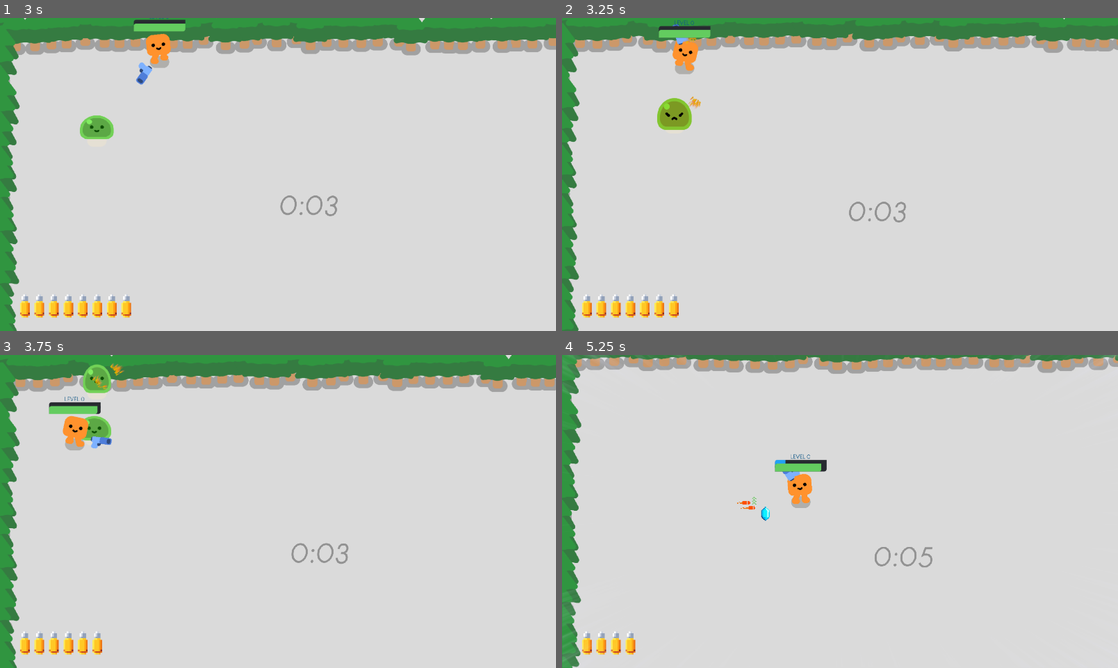
Above: before the commit, frames 1-4 (two rows, left to right).
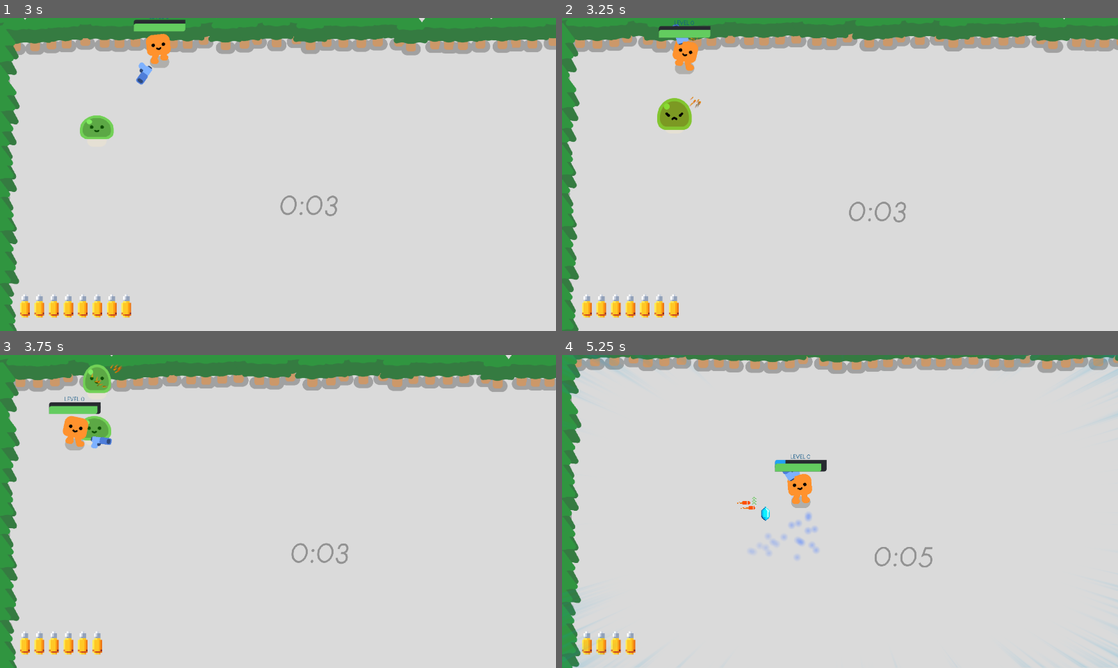
Above: after the commit, the same moments.

Repository: ari-goldman/atlas-godot-tutorial
Game: Godot game, scene res://survivors_game.tscn
Same seed, same stepped clock (60 frames per second), same inputs: the game is played once before the commit and once after it.
Inputs (mouse positions are in pixels of both pictures, inside the frame that each line leads up to):
- Up to frame 1 (3 s): tap Enter (ui_accept) at 0.5, 0.77, 1.52 s; move the mouse to (278, 174) at 0.52 s; hold W (move_up) 0.53-2.03 s; click (278, 174) at 0.6 s; move the mouse to (444, 221) at 1.27 s; click (444, 221) at 1.35 s; move the mouse to (111, 127) at 2.02 s; hold A (move_left) from 2.03 s (still down); click (111, 127) at 2.1 s; move the mouse to (305, 174) at 2.77 s; click (305, 174) at 2.85 s
- Up to frame 2 (3.25 s): keep holding A (move_left); tap Enter (ui_accept) at 3.02 s
- Up to frame 3 (3.75 s): move the mouse to (194, 433) at 3.52 s; release A (move_left) at 3.53 s; hold S (move_down) from 3.53 s (still down); click (194, 433) at 3.6 s
- Up to frame 4 (5.25 s): tap Enter (ui_accept) at 3.77, 4.52 s; move the mouse to (962, 495) at 4.27 s; release S (move_down) at 4.28 s; hold D (move_right) 4.28-5.03 s; click (962, 495) at 4.35 s; move the mouse to (728, 527) at 5.02 s; hold W (move_up) from 5.03 s (still down); click (728, 527) at 5.1 s

Frame 1 is identical in both runs. In frame 2, less than 0.1% of the frame differs, in the area x 22-25%, y 6-29%; in frame 3, less than 0.1%; in frame 4, 0.6%, in the area x 0-100%, y 0-100%.

Commit message:
player particles, tweaks

Diff:
--- /dev/null
+++ b/characters/player/particles/player_particle_material.tres
@@ -0,0 +1,26 @@
+[gd_resource type="ParticleProcessMaterial" load_steps=3 format=3 uid="uid://bpk8xc68bbqep"]
+
+[sub_resource type="Curve" id="Curve_m1h64"]
+_data = [Vector2(0.00354609, 1), 0.0, 0.0, 0, 0, Vector2(1, 0), 0.0, 0.0, 0, 0]
+point_count = 2
+
+[sub_resource type="CurveTexture" id="CurveTexture_2irfg"]
+curve = SubResource("Curve_m1h64")
+
+[resource]
+resource_local_to_scene = true
+particle_flag_disable_z = true
+emission_shape = 6
+emission_ring_axis = Vector3(0, 0, 1)
+emission_ring_height = 0.0
+emission_ring_radius = 50.0
+emission_ring_inner_radius = 0.0
+emission_ring_cone_angle = 90.0
+direction = Vector3(0, -1, 0)
+spread = 20.0
+initial_velocity_min = 106.74
+initial_velocity_max = 151.68
+gravity = Vector3(0, 0, 0)
+scale_over_velocity_min = 985.95
+scale_over_velocity_max = 985.95
+alpha_curve = SubResource("CurveTexture_2irfg")
--- /dev/null
+++ b/characters/player/particles/player_particles.tscn
@@ -0,0 +1,21 @@
+[gd_scene load_steps=4 format=3 uid="uid://bdgojrhuccel0"]
+
+[ext_resource type="Material" uid="uid://bpk8xc68bbqep" path="res://characters/player/particles/player_particle_material.tres" id="2_6mdlc"]
+
+[sub_resource type="Gradient" id="Gradient_s7usv"]
+colors = PackedColorArray(1, 1, 1, 1, 1, 1, 1, 0)
+
+[sub_resource type="GradientTexture2D" id="GradientTexture2D_m056i"]
+gradient = SubResource("Gradient_s7usv")
+width = 32
+height = 32
+fill = 1
+fill_from = Vector2(0.5, 0.5)
+fill_to = Vector2(0.5, 0)
+
+[node name="Particles" type="GPUParticles2D"]
+amount = 30
+texture = SubResource("GradientTexture2D_m056i")
+explosiveness = 0.26
+randomness = 0.64
+process_material = ExtResource("2_6mdlc")
--- a/characters/player/player.gd
+++ b/characters/player/player.gd
@@ -4,6 +4,12 @@
 signal health_depleted
 signal level_up
 signal augments_changed(number_speed: int, number_fire_rate)
+
+@export var particle_colors: Dictionary[String, Color] = {
+	"LEVEL_UP": Color.WHITE,
+	"SPEED_UP": Color.WHITE,
+	"FIRE_RATE_UP": Color.WHITE
+}
 
 
 signal gun_ammo_changed(_ammo: int)
@@ -59,6 +65,8 @@
 		AudioManager.play_sound(AudioManager.Sounds.PLAYER_LEVEL_UP)
 
 		GlobalStats.augment_drop_chance = min(GlobalStats.augment_drop_chance + 0.1, 0.8)
+
+		_play_particle(particle_colors["LEVEL_UP"])
 	else:
 		AudioManager.play_sound(AudioManager.Sounds.PICKUP_XP, 1.0, 0.05)
 
@@ -86,11 +94,13 @@
 func _on_pickup_collector_fire_rate_augment_collected():
 	var augment := FireRateAugment.new(GlobalStats.fire_rate_augment_mult, GlobalStats.augment_lifetime)
 	_setup_augment(augment)
+	_play_particle(particle_colors["FIRE_RATE_UP"])
 
 
 func _on_pickup_collector_move_speed_augment_collected():
 	var augment := MoveSpeedAugment.new(GlobalStats.move_speed_augment_mult, GlobalStats.augment_lifetime)
 	_setup_augment(augment)
+	_play_particle(particle_colors["SPEED_UP"])
 
 func _clear_augments():
 	for child: Augment in %Augments.get_children():
@@ -109,3 +119,14 @@
 			fire_rate_augments += 1
 
 	augments_changed.emit(speed_augments, fire_rate_augments)
+
+func _play_particle(color: Color):
+	var direction: Vector3 = Vector3(velocity.x, velocity.y, 0.0).normalized()
+	const PLAYER_PARTICLES = preload("res://characters/player/particles/player_particles.tscn")
+	var particles: GPUParticles2D = PLAYER_PARTICLES.instantiate()
+	particles.one_shot = true
+	particles.emitting = true
+	particles.modulate = color
+	particles.process_material.direction = direction
+	particles.connect("finished", particles.queue_free)
+	%Particles.add_child(particles)
--- a/characters/player/player.tscn
+++ b/characters/player/player.tscn
@@ -36,6 +36,15 @@
 collision_mask = 14
 platform_floor_layers = 4294901760
 script = ExtResource("1_onrkg")
+particle_colors = Dictionary[String, Color]({
+"FIRE_RATE_UP": Color(1, 0.419608, 0.352941, 0.501961),
+"LEVEL_UP": Color(0, 0.920869, 0.920869, 1),
+"SPEED_UP": Color(0.356863, 0.533333, 1, 0.501961)
+})
+
+[node name="Particles" type="Marker2D" parent="."]
+unique_name_in_owner = true
+position = Vector2(0, 9)
 
 [node name="HappyBoo" parent="." instance=ExtResource("1_4flbx")]
 unique_name_in_owner = true
--- a/default_bus_layout.tres
+++ b/default_bus_layout.tres
@@ -1,3 +1,21 @@
 [gd_resource type="AudioBusLayout" format=3 uid="uid://c0r1synmqj70v"]
 
 [resource]
+bus/1/name = &"Important Effects"
+bus/1/solo = false
+bus/1/mute = false
+bus/1/bypass_fx = false
+bus/1/volume_db = 0.0
+bus/1/send = &"Master"
+bus/2/name = &"Effects"
+bus/2/solo = false
+bus/2/mute = false
+bus/2/bypass_fx = false
+bus/2/volume_db = -6.08948
+bus/2/send = &"Master"
+bus/3/name = &"Music"
+bus/3/solo = false
+bus/3/mute = false
+bus/3/bypass_fx = false
+bus/3/volume_db = -12.2048
+bus/3/send = &"Master"
--- a/globals/audio_manager/audio_manager.gd
+++ b/globals/audio_manager/audio_manager.gd
@@ -20,8 +20,19 @@
 	Sounds.MOB_DEATH: $Mob/Death,
 }
 
+func fade_out_music(time: float):
+	var music_tween = get_tree().create_tween()
+	music_tween.tween_property($Music/MainMusic, "volume_db", -80.0, time)
+	music_tween.tween_callback(Callable($Music, "stop"))
+
 func play_sound(sound: Sounds, pitch_scale = 1.0, random_pitch_range = 0.0):
 	var player: AudioStreamPlayer = sound_to_node[sound]
+	if player.get_child_count() > 0 and player.get_child(0) is Timer:
+		var timer: Timer = player.get_child(0)
+		if !timer.is_stopped():
+			return
+		timer.start()
+
 	var previous_pitch_scale = player.pitch_scale
 	player.pitch_scale = pitch_scale + randf_range(-random_pitch_range, random_pitch_range)
 	player.play()
--- a/globals/audio_manager/audio_manager.tscn
+++ b/globals/audio_manager/audio_manager.tscn
@@ -8,6 +8,7 @@
 [ext_resource type="AudioStream" uid="uid://ccusay3onuuq2" path="res://sounds/hit.wav" id="5_qu4yp"]
 [ext_resource type="AudioStream" uid="uid://wdaioansmqe5" path="res://sounds/level_up.wav" id="6_2a5cl"]
 [ext_resource type="AudioStream" uid="uid://tqeru80j051o" path="res://sounds/shoot.wav" id="8_uf7k3"]
+[ext_resource type="AudioStream" uid="uid://dxq6h1dc2kdcr" path="res://sounds/dramatic-serious-intense-music.mp3" id="9_ea3jb"]
 
 [node name="AudioManager" type="Node"]
 script = ExtResource("1_qw3el")
@@ -16,28 +17,50 @@
 
 [node name="XP" type="AudioStreamPlayer" parent="Pickups"]
 stream = ExtResource("2_hthfx")
+volume_db = -12.0
+bus = &"Effects"
 
 [node name="Ammo" type="AudioStreamPlayer" parent="Pickups"]
 stream = ExtResource("3_i5rk7")
+bus = &"Effects"
 
 [node name="Player" type="Node" parent="."]
 
 [node name="Death" type="AudioStreamPlayer" parent="Player"]
 stream = ExtResource("2_qm7t7")
+pitch_scale = 0.63
+bus = &"Important Effects"
 
 [node name="Hurt" type="AudioStreamPlayer" parent="Player"]
 stream = ExtResource("5_qu4yp")
+bus = &"Effects"
+
+[node name="Timer" type="Timer" parent="Player/Hurt"]
+wait_time = 0.1
+one_shot = true
+ignore_time_scale = true
 
 [node name="LevelUp" type="AudioStreamPlayer" parent="Player"]
 stream = ExtResource("6_2a5cl")
+volume_db = -10.0
+bus = &"Important Effects"
 
 [node name="Mob" type="Node" parent="."]
 
 [node name="Death" type="AudioStreamPlayer" parent="Mob"]
 stream = ExtResource("3_qm7t7")
+bus = &"Effects"
 
 [node name="Weapon" type="Node" parent="."]
 
 [node name="ShootSound" type="AudioStreamPlayer" parent="Weapon"]
 stream = ExtResource("8_uf7k3")
 volume_db = -7.5
+bus = &"Effects"
+
+[node name="Music" type="Node" parent="."]
+
+[node name="MainMusic" type="AudioStreamPlayer" parent="Music"]
+stream = ExtResource("9_ea3jb")
+autoplay = true
+bus = &"Music"
--- a/pistol/gun.gd
+++ b/pistol/gun.gd
@@ -18,7 +18,7 @@
 	ammo_changed.emit(ammo)
 	fire_rate = %Timer.wait_time
 
-func _physics_process(delta):
+func _physics_process(_delta):
 	var closest_enemy = get_closest_in_range_body()
 	if closest_enemy != null:
 		look_at(closest_enemy.global_position)
--- a/pistol/sparks.tscn
+++ b/pistol/sparks.tscn
@@ -11,14 +11,15 @@
 fill_to = Vector2(0, 1)
 
 [sub_resource type="Curve" id="Curve_b7uwb"]
-_data = [Vector2(0.0106383, 0.952641), 0.0, -0.0947177, 0, 0, Vector2(0.98227, 0.00151789), -2.12153, 0.0, 0, 0]
+_data = [Vector2(0, 0.960534), 0.0, -0.0947177, 0, 0, Vector2(1, 0), -2.82171, 0.0, 0, 0]
 point_count = 2
 
 [sub_resource type="CurveTexture" id="CurveTexture_donny"]
 curve = SubResource("Curve_b7uwb")
 
 [sub_resource type="Gradient" id="Gradient_leb6e"]
-colors = PackedColorArray(1, 1, 1, 1, 0.852885, 0.368304, 5.77569e-07, 1)
+offsets = PackedFloat32Array(0, 0.596491, 0.776316)
+colors = PackedColorArray(1, 1, 1, 1, 0.852885, 0.368304, 5.77569e-07, 1, 0.255659, 0.255659, 0.255659, 1)
 
 [sub_resource type="GradientTexture1D" id="GradientTexture1D_j6iqh"]
 gradient = SubResource("Gradient_leb6e")
@@ -43,9 +44,9 @@
 alpha_curve = SubResource("CurveTexture_donny")
 
 [node name="Sparks" type="GPUParticles2D"]
-amount = 64
+amount = 20
 texture = SubResource("GradientTexture2D_donny")
-lifetime = 0.51
+lifetime = 0.6
 explosiveness = 0.9
-randomness = 0.21
+randomness = 1.0
 process_material = SubResource("ParticleProcessMaterial_b7uwb")
--- a/survivors_game.gd
+++ b/survivors_game.gd
@@ -37,6 +37,8 @@
 	%SurvivedText.text = %SurvivedText.text % %Timer.seconds
 	get_tree().paused = true
 	AudioManager.play_sound(AudioManager.Sounds.PLAYER_DEATH)
+	AudioManager.fade_out_music(5.0)
+
 
 
 func _on_player_level_up():
--- a/ui/ui.gd
+++ b/ui/ui.gd
@@ -2,6 +2,9 @@
 
 @export var ammo_texture: Texture2D
 var current_ammo: int = 6
+
+@export var speed_color: Color = Color.BLUE
+@export var fire_rate_color: Color = Color.RED
 
 func _ready():
 	current_ammo = %AmmoContainer.get_child_count()
@@ -38,12 +41,15 @@
 
 	var total: int = number_fire_rate + number_speed
 
-	var color: Color = Color(
-		1.0 - number_speed * 0.1,
-		1.0 - total * 0.1,
-		1.0 - number_fire_rate * 0.1,
-		total * 0.175 + (0.5 if total > 0 else 0.0)
-	)
+	#var color: Color = Color(
+		#1.0 - number_speed * 0.1,
+		#clampf(1.0 - total * 0.2, 0.3, 1.0),
+		#1.0 - number_fire_rate * 0.1,
+		#total * 0.175 + (0.5 if total > 0 else 0.0)
+	#)
+
+	var color: Color = lerp(speed_color, fire_rate_color, 1.4 * number_fire_rate / total)
+	color.a = total * 0.175 + (0.5 if total > 0 else 0.0)
 
 	var radius: float = 2.0 - (total * 0.1) - (0.15 if total > 0 else 0.0)
 	radius = clampf(radius, 1.6, 2.0)
--- a/ui/ui.tscn
+++ b/ui/ui.tscn
@@ -16,6 +16,8 @@
 
 [node name="UI" type="CanvasLayer"]
 script = ExtResource("1_fyqef")
+speed_color = Color(0, 0.618188, 0.879436, 1)
+fire_rate_color = Color(1, 0.313363, 0.339181, 1)
 
 [node name="AmmoContainer" type="HBoxContainer" parent="."]
 unique_name_in_owner = true
Not shown: 1 places in globals/audio_manager/audio_manager.tscn that only renumber resources
Not shown, added: sounds/dramatic-serious-intense-music.mp3.import
Not shown, changed: README.md
Not shown, added: sounds/dramatic-serious-intense-music.mp3
